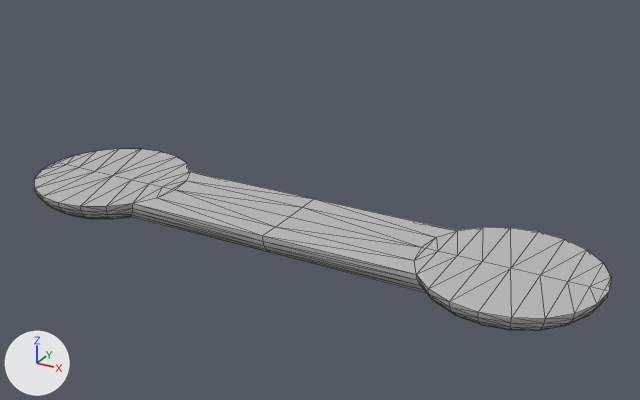
An edit to the FBX model Assets/Models/Funnel Cap.fbx, drawn before and after from the same camera.
Both versions are drawn from a 50 mm camera at (0.365, -0.424, 0.393) aimed at (0.092, 0.073, 0.144). Lighting does not change. The marker at lower left points along +X, +Y and +Z. Mesh edges are drawn as thin lines. Where no turn or scale is listed for an object, it has been applied to the vertices.
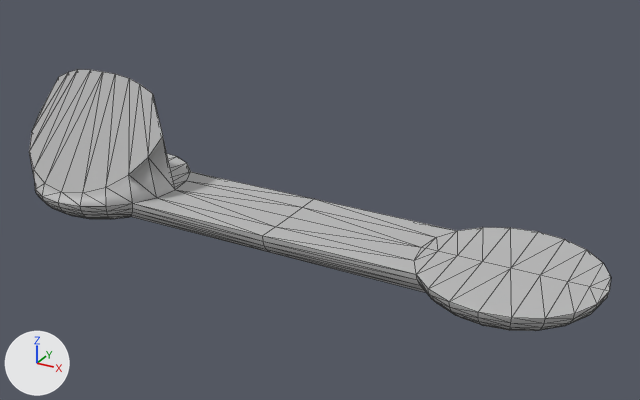
What differs and where, as boxes [x1, y1, x2, y2] in the pictures (640 x 400 px):
'pSphere1', reshaped (44% taller)
    before: [34, 149, 611, 331]
    after: [29, 69, 611, 331]
part 1 of me_mesh, built on
    before: [34, 162, 174, 206]
    after: [29, 69, 175, 206]

What the commit changed:
me_mesh is used by ob_psphere1; location (-0.0917, 0.0678, 0.1288).
me_mesh had 418 vertices, 832 faces and spanned x -0.061..0.384, y -0.061..0.061, z -0.026..0.0.
me_mesh now has 438 vertices, 872 faces and spans x -0.061..0.384, y -0.061..0.061, z -0.026..0.084.
Part 1, on me_mesh:
18 faces are deleted.
1 vertex moves from x -0.036, y -0.049, z 0.0 to x -0.036, y -0.048, z -0.001.
20 vertices are added at x -0.061..0.061, y -0.056..0.0, z 0.007..0.084.
58 new faces join them.
